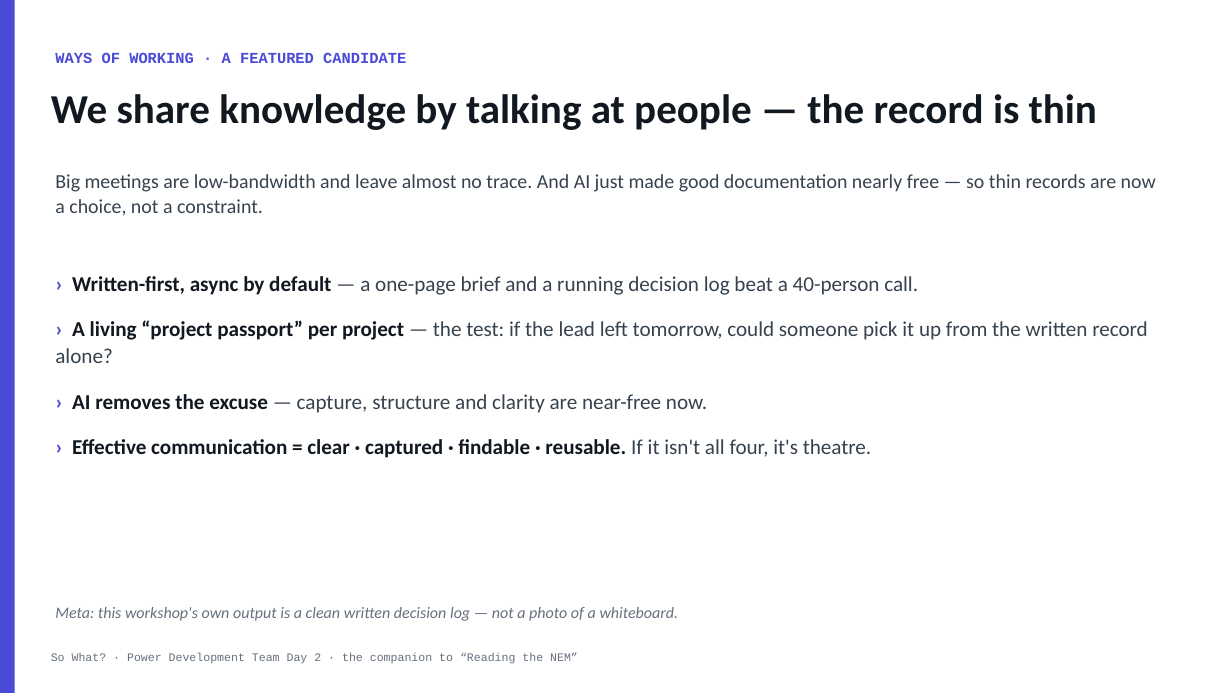
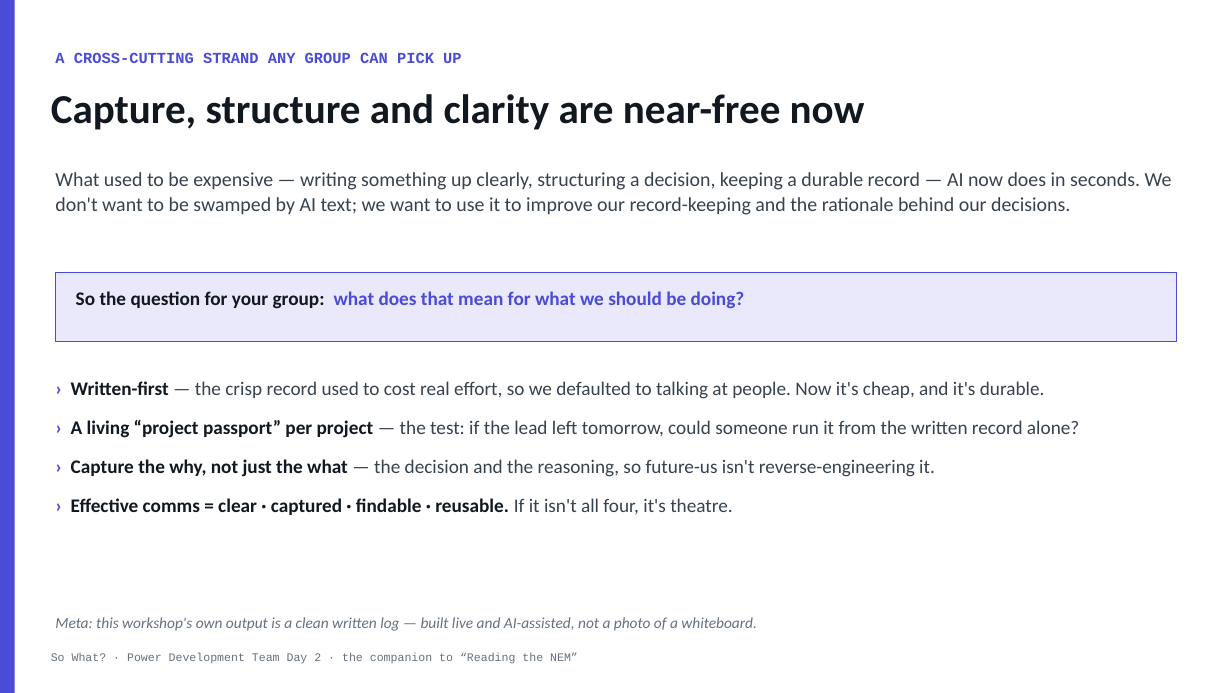
Before and after one commit to Travis-coder712/studio, a slide deck: slide 15 of so-what/So-What-Team-Day-2.pptx. Drawn at 1232x693 pixels with LibreOffice and Linux fonts; fonts in the diff are those of the drawing. Boxes give left, top, right and bottom in pixels: in the first picture for what was removed or moved away, otherwise in the second. Text is boxed around its words. In the diff, an @@ line names an element or a change of style, - is before the commit and + after.

```diff
--- a/so-what/So-What-Team-Day-2.pptx
+++ b/so-what/So-What-Team-Day-2.pptx
@@ text at [55,52,461,63]: text changed @@
-WAYS OF WORKING · A FEATURED CANDIDATE
+A CROSS-CUTTING STRAND ANY GROUP CAN PICK UP
@@ text at [51,94,865,130]: text changed @@
-We share knowledge by talking at people — the record is thin
+Capture, structure and clarity are near-free now
@@ text removed at [55,174,1156,216] @@
-Big meetings are low-bandwidth and leave almost no trace. And AI just made good documentation nearly free — so thin records are now a choice, not a constraint.
@@ text added at [55,172,1172,215], 15.5 pt, text #37424F @@
+What used to be expensive — writing something up clearly, structuring a decision, keeping a durable record — AI now does in seconds. We don't want to be swamped by AI text; we want to use it to improve our record-keeping and the rationale behind our decisions.
@@ rectangle added at [55,273,1177,342], fill #E9E9FB, outline #4A4BD6 0.75 pt @@
@@ text added at [76,291,745,309], 15 pt, text #4A4BD6, bold @@
+So the question for your group: what does that mean for what we should be doing?
@@ text at [71,381,1079,515]: text changed; size 16.5 to 15 pt @@
-› Written-first, async by default — a one-page brief and a running decision log beat a 40-person call.
-› A living “project passport” per project — the test: if the lead left tomorrow, could someone pick it up from the written record alone?
-› AI removes the excuse — capture, structure and clarity are near-free now.
-› Effective communication = clear · captured · findable · reusable. If it isn't all four, it's theatre.
+› Written-first — the crisp record used to cost real effort, so we defaulted to talking at people. Now it's cheap, and it's durable.
+› A living “project passport” per project — the test: if the lead left tomorrow, could someone run it from the written record alone?
+› Capture the why, not just the what — the decision and the reasoning, so future-us isn't reverse-engineering it.
+› Effective comms = clear · captured · findable · reusable. If it isn't all four, it's theatre.
@@ text at [55,617,757,631]: text changed; size 12.5 to 12 pt @@
-Meta: this workshop's own output is a clean written decision log — not a photo of a whiteboard.
+Meta: this workshop's own output is a clean written log — built live and AI-assisted, not a photo of a whiteboard.
```
Also in this commit, not shown: 10 other slides changed, 5 slides added, 4 slides removed, 1 other file.
